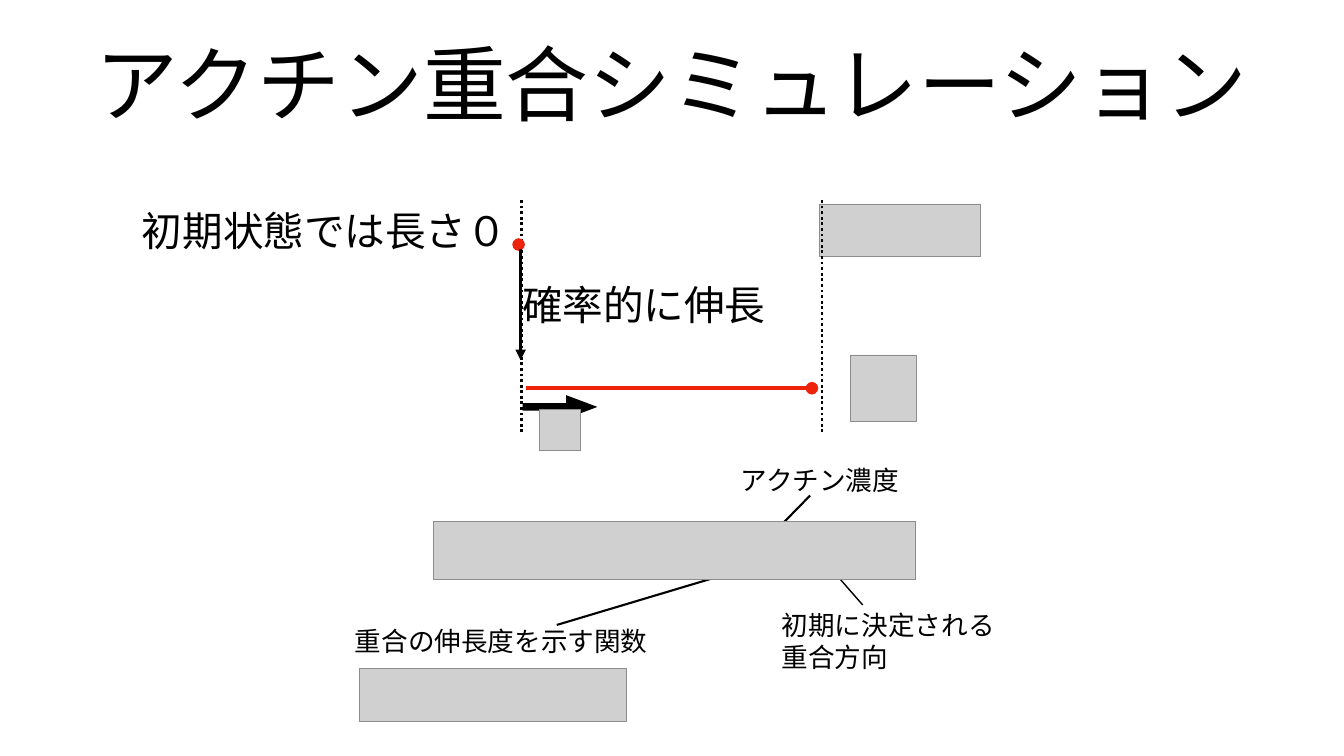
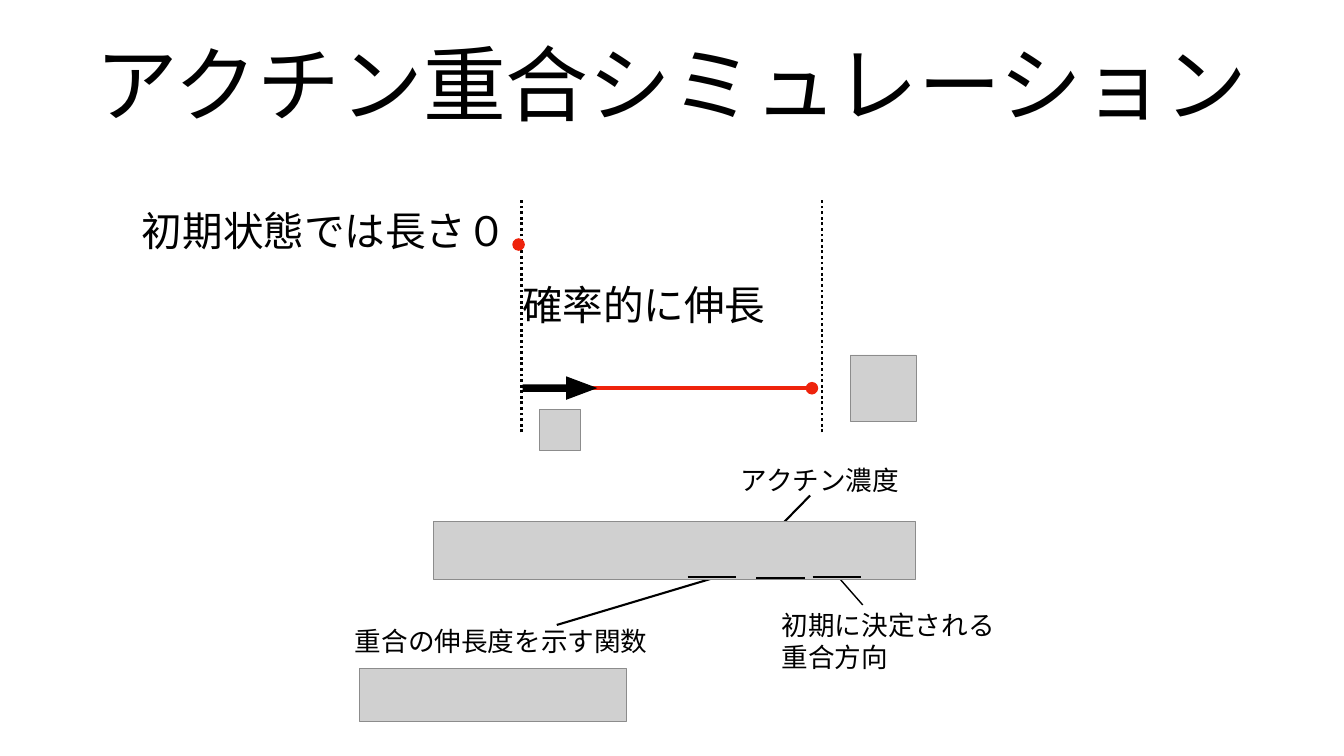
Before and after one commit to tokumaga81/ackera, a slide deck: slide 16 of tokunaga_mp.pptx. Drawn at 1344x756 pixels with LibreOffice and Linux fonts; fonts in the diff are those of the drawing; grey boxes stand for pictures. Boxes give left, top, right and bottom in pixels: in the first picture for what was removed or moved away, otherwise in the second. Text is boxed around its words. In the diff, an @@ line names an element or a change of style, - is before the commit and + after.

```diff
--- a/tokunaga_mp.pptx
+++ b/tokunaga_mp.pptx
@@ picture removed at [819, 204, 980, 255] @@
@@ arrow removed from (521, 249) to (521, 360) @@
@@ right arrow: place and size @@
-right arrow at [523, 395, 597, 419]
+right arrow at [523, 376, 597, 400]
@@ line added from (687, 577) to (736, 577), #000000 3 pt @@
@@ line added from (756, 578) to (805, 578), #000000 3 pt @@
@@ line added from (812, 577) to (861, 577), #000000 3 pt @@
@@ freeform shape: place and size @@
-freeform shape at [836, 574, 863, 605]
+freeform shape at [839, 578, 863, 605]
```
Also in this commit, not shown: 18 other slides changed, 2 slides removed, 7 other files.
